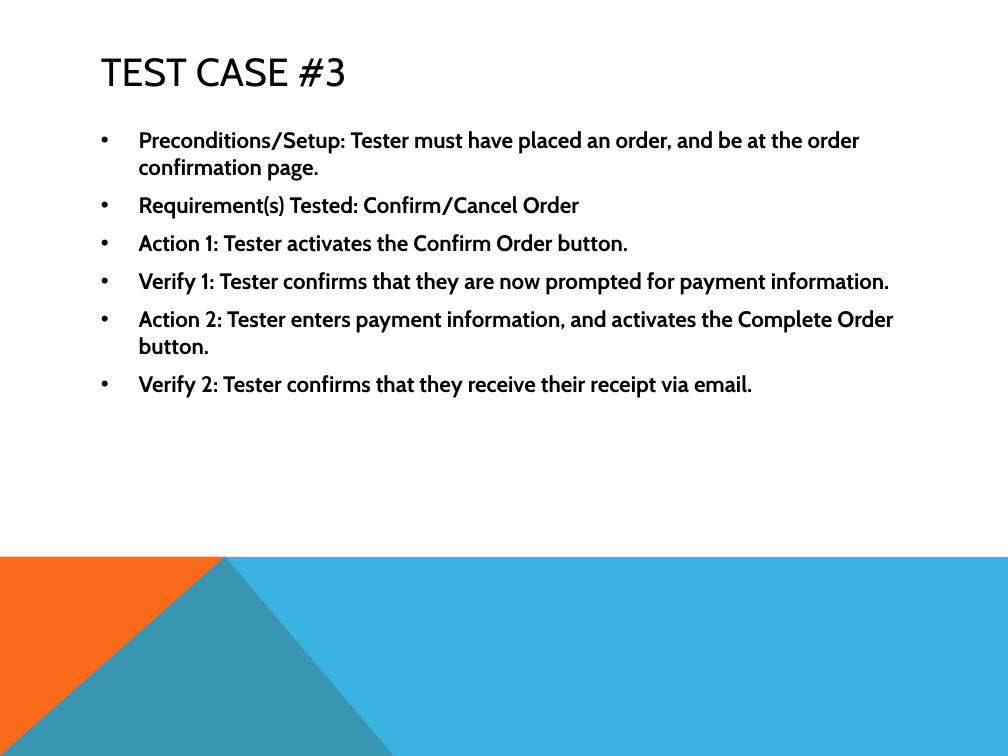
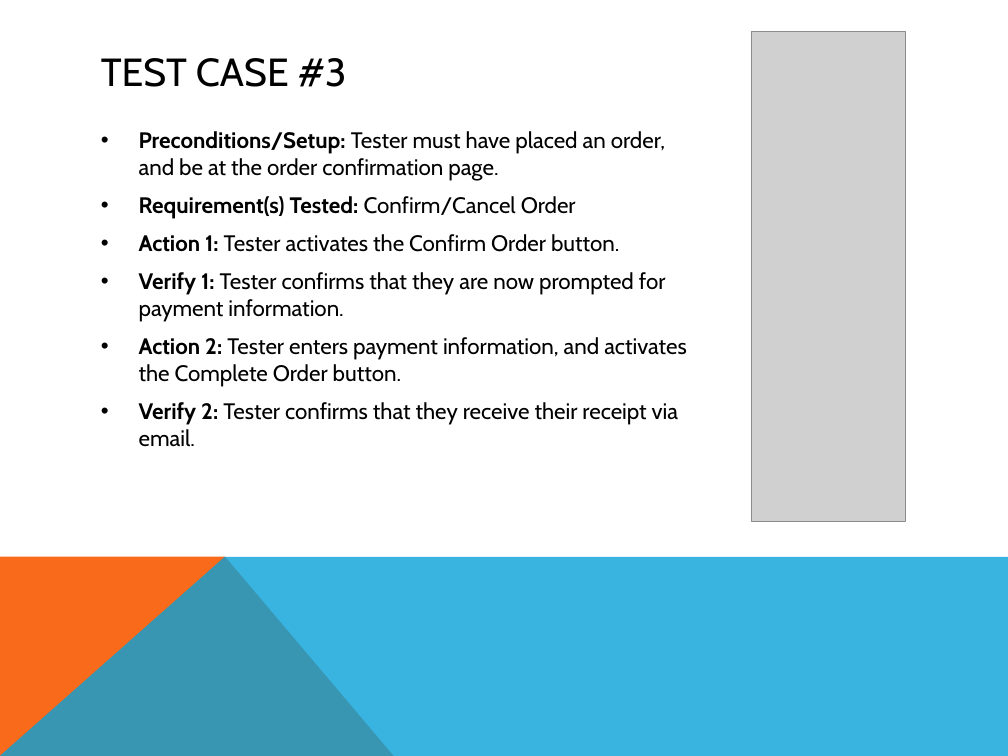
Before and after one commit to Dyndrilliac/cen-4010-assignments, a slide deck: slide 9 of Design Documents/_OldStuff/Testing Presentation/PresentationSoftEng.pptx. Drawn at 1008x756 pixels with LibreOffice and Linux fonts; fonts in the diff are those of the drawing; grey boxes stand for pictures. Boxes give left, top, right and bottom in pixels: in the first picture for what was removed or moved away, otherwise in the second. Text is boxed around its words. In the diff, an @@ line names an element or a change of style, - is before the commit and + after.

```diff
--- a/Design Documents/_OldStuff/Testing Presentation/PresentationSoftEng.pptx
+++ b/Design Documents/_OldStuff/Testing Presentation/PresentationSoftEng.pptx
@@ picture added at [752, 31, 906, 521] @@
@@ text "Preconditions/Setup: Tester must have placed ..." at [139, 131, 687, 447]: bold off in "Tester must have placed an order, and ...", "Confirm/Cancel Order", "Tester activates the Confirm Order button.", "Tester confirms that they are now prompted ..." and 2 more places @@
```
Also in this commit, not shown: 4 other slides changed.
